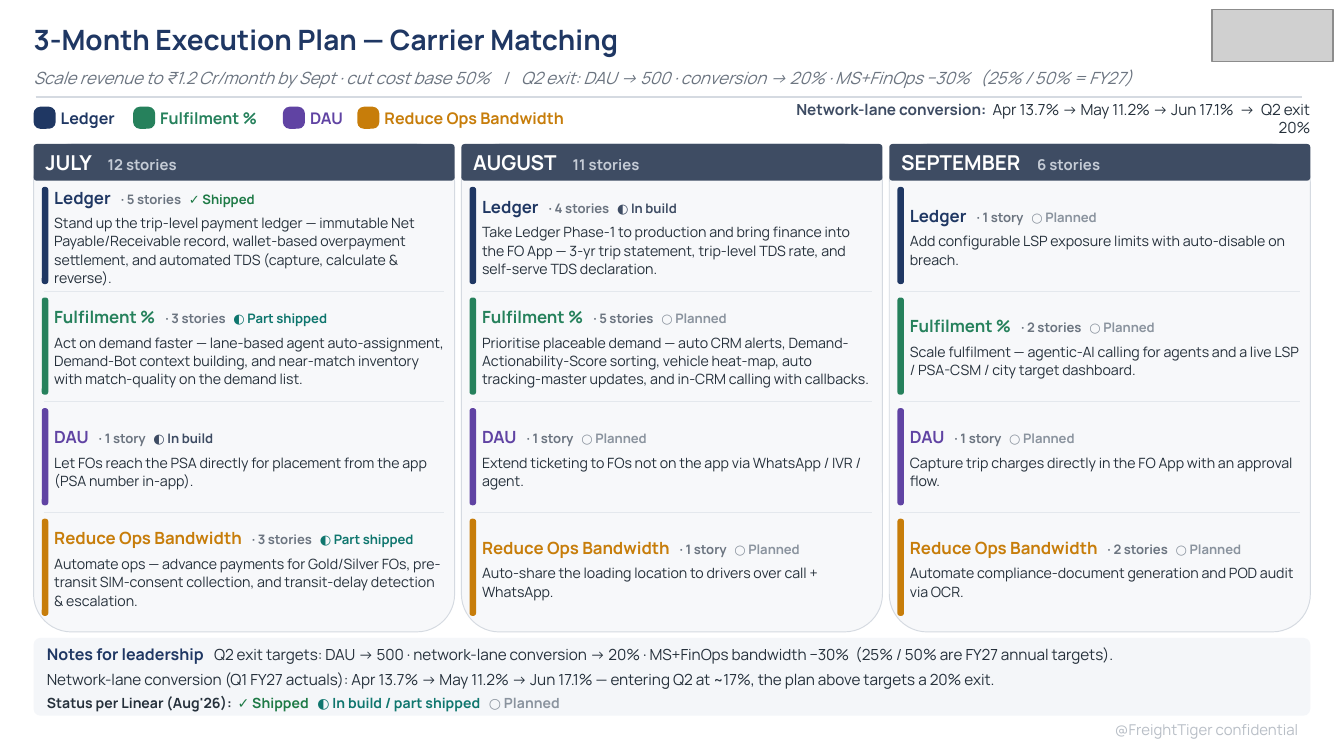
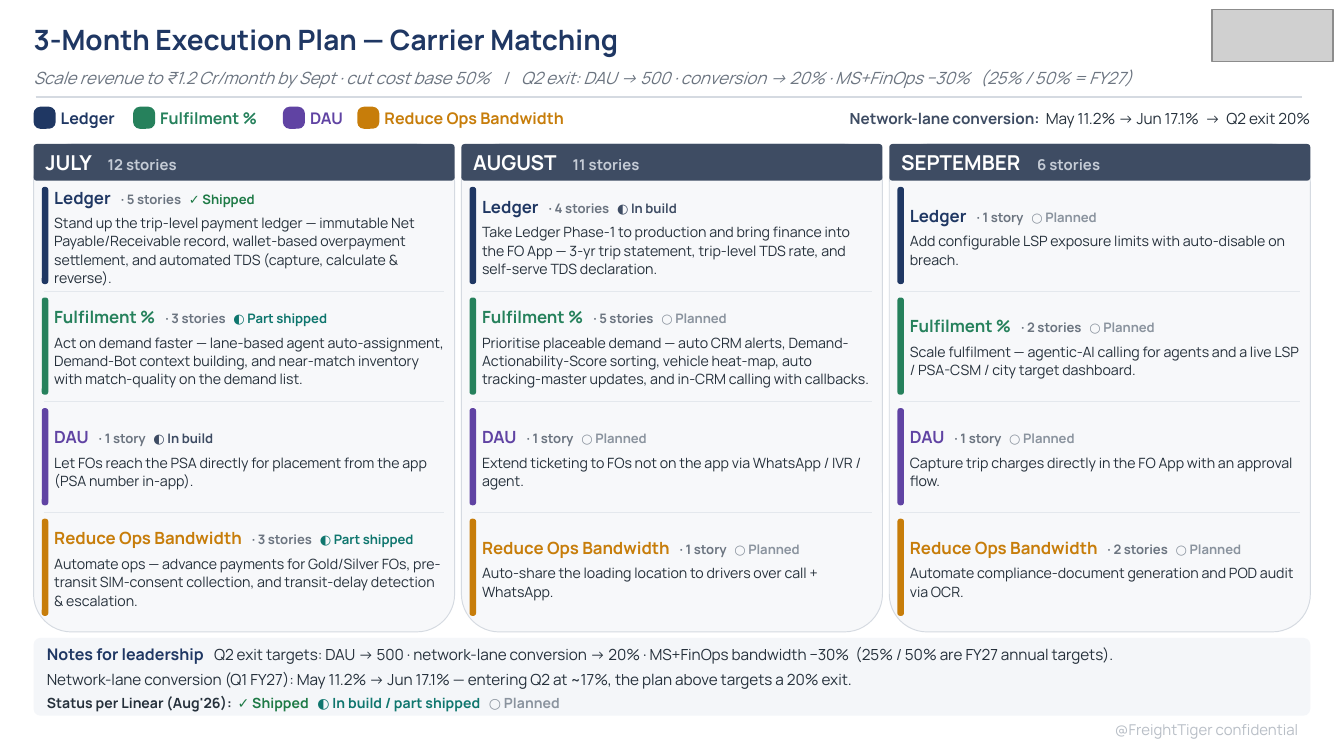
Before and after one commit to Devendra471/linear-prd-agent, a slide deck: slide 4 of board_review_q2_2026/TML_Review_CM_AprMayJun_2026_BoardReview.pptx. Drawn at 1344x756 pixels with LibreOffice and Linux fonts; fonts in the diff are those of the drawing; grey boxes stand for pictures. Boxes give left, top, right and bottom in pixels: in the first picture for what was removed or moved away, otherwise in the second. Text is boxed around its words. In the diff, an @@ line names an element or a change of style, - is before the commit and + after.

```diff
--- a/board_review_q2_2026/TML_Review_CM_AprMayJun_2026_BoardReview.pptx
+++ b/board_review_q2_2026/TML_Review_CM_AprMayJun_2026_BoardReview.pptx
@@ text at [850, 112, 1310, 128]: text changed @@
-Network-lane conversion: Apr 13.7% → May 11.2% → Jun 17.1% → Q2 exit 20%
+Network-lane conversion: May 11.2% → Jun 17.1% → Q2 exit 20%
@@ text at [47, 672, 852, 689]: text changed @@
-Network-lane conversion (Q1 FY27 actuals): Apr 13.7% → May 11.2% → Jun 17.1% — entering Q2 at ~17%, the plan above targets a 20% exit.
+Network-lane conversion (Q1 FY27): May 11.2% → Jun 17.1% — entering Q2 at ~17%, the plan above targets a 20% exit.
```
